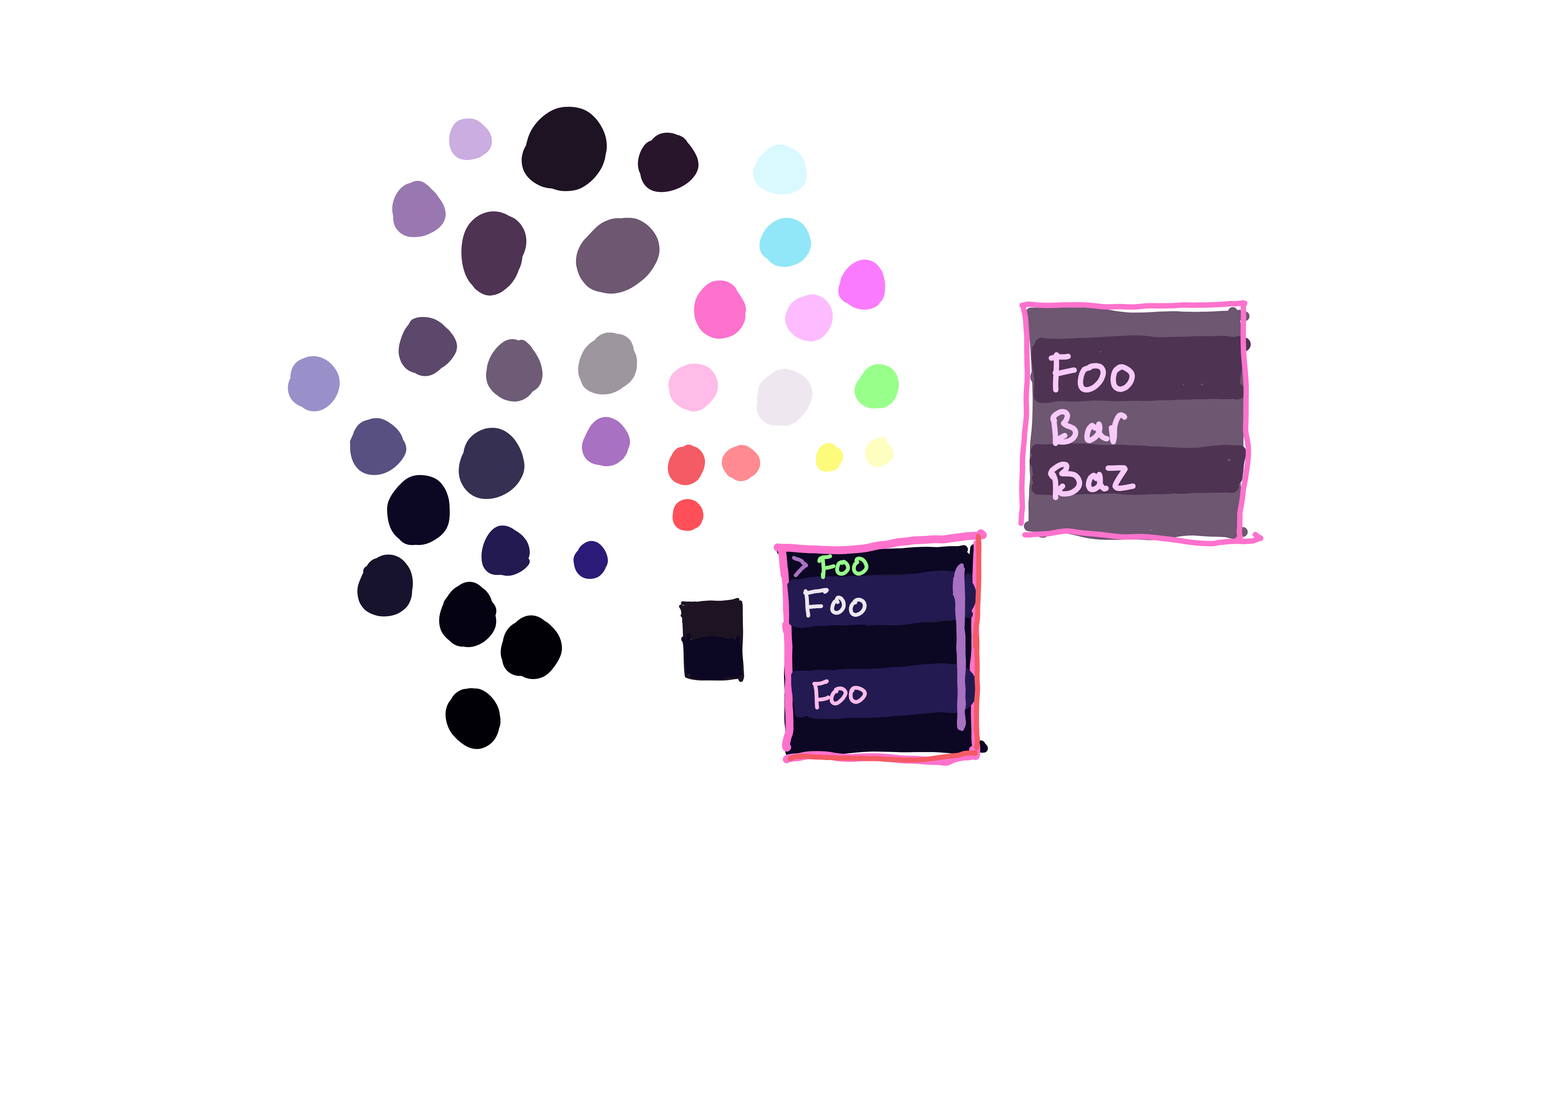
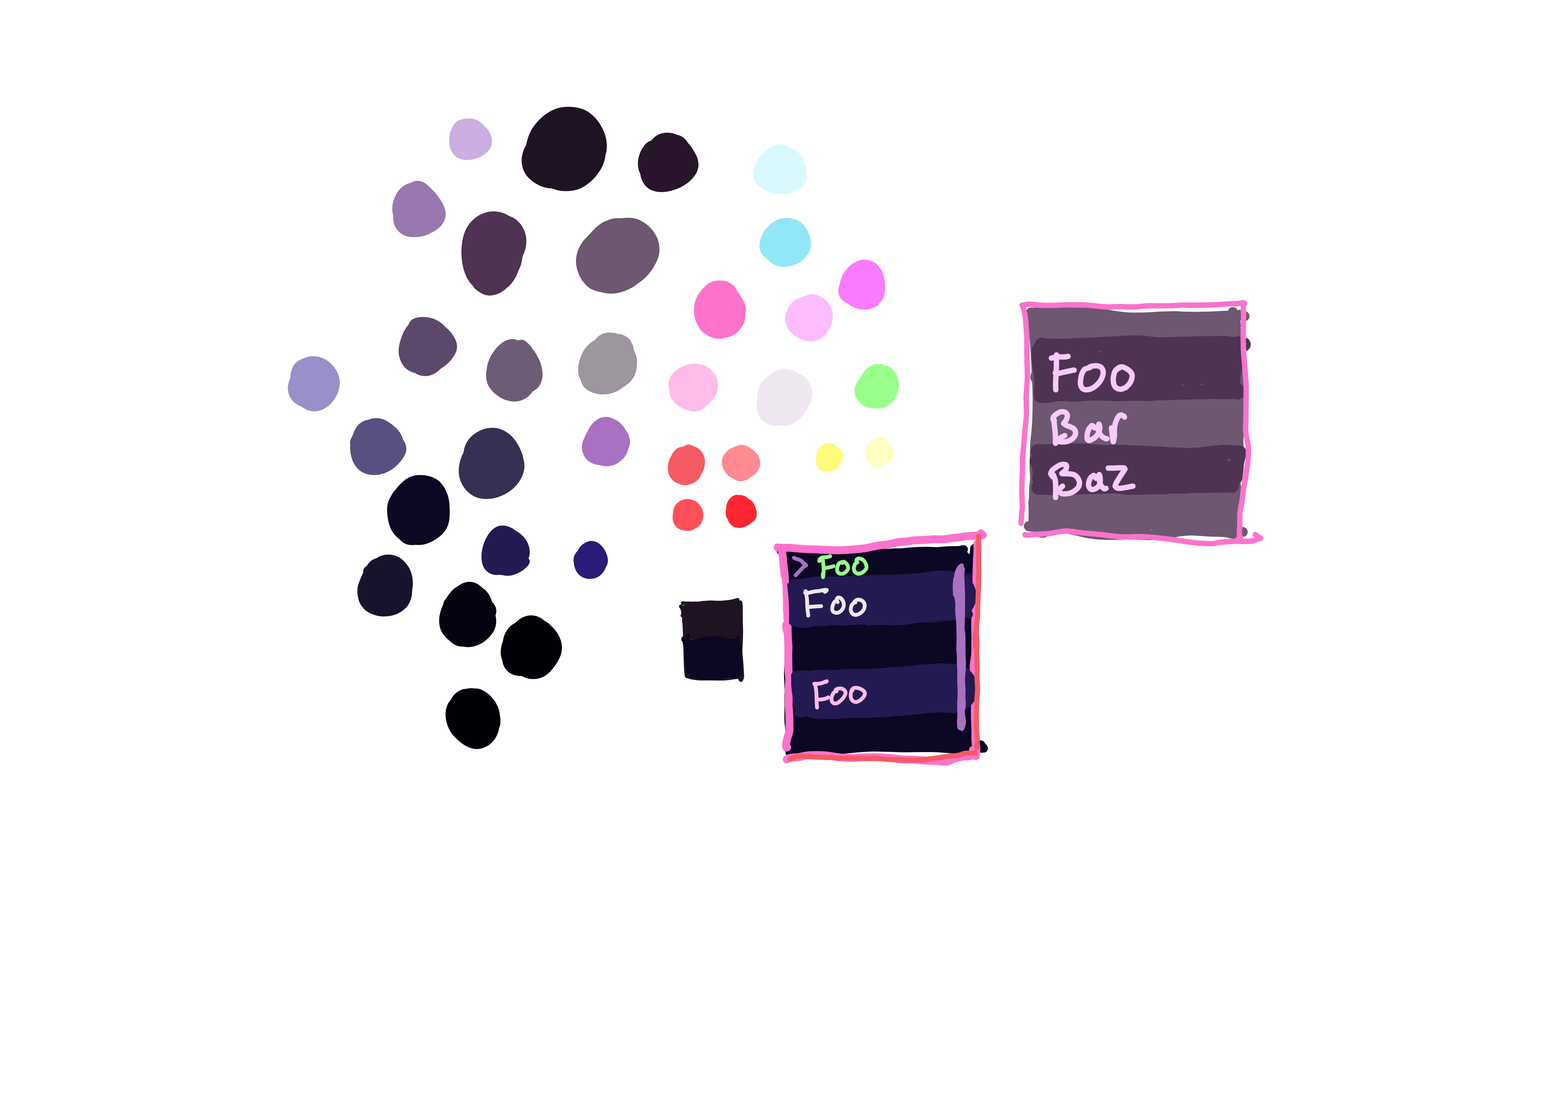
Two versions of the same layered image (1568x1109). Layer-by-layer changes:
painted on "version-03" over 725, 494, 757, 528